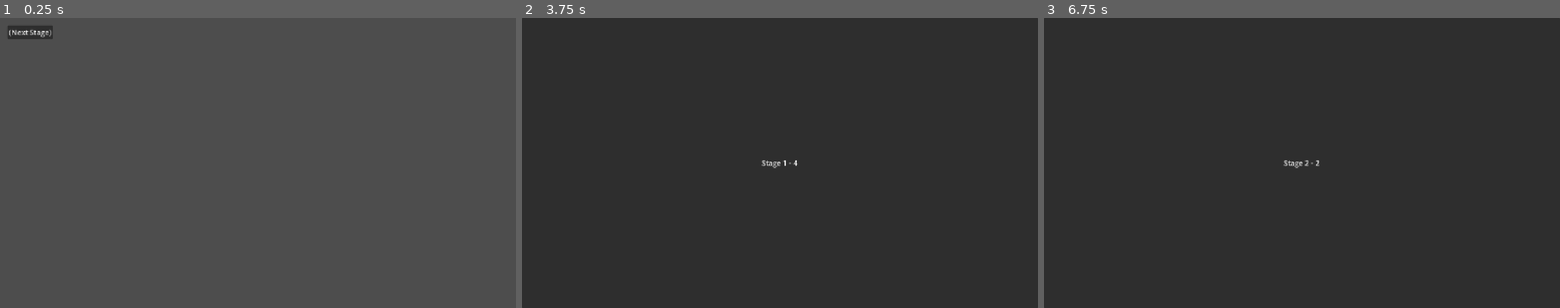
Above: before the commit, frames 1-3 (left to right).
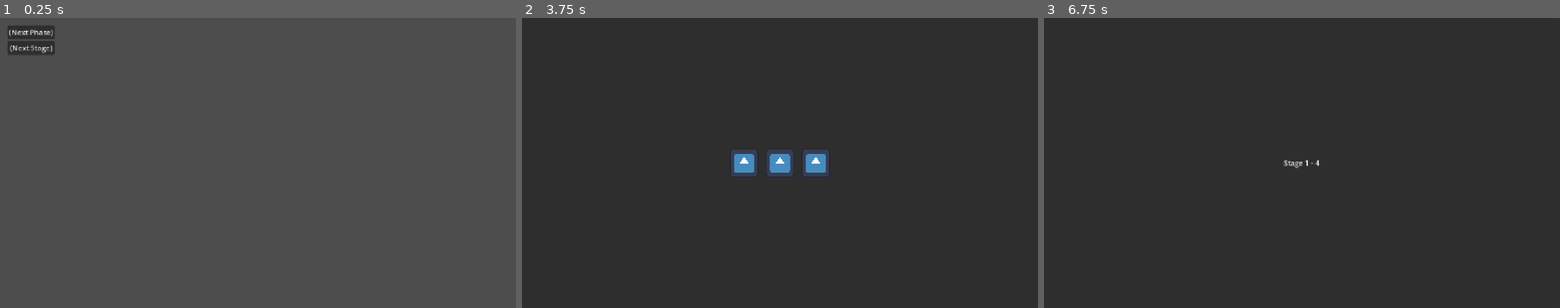
Above: after the commit, the same moments.

Repository: Adnyropast/pwkz-godot-4.7
Game: Godot game, scene res://scenes/stage.tscn
The game is run twice, just before and just after one commit, with the same random seed, the same clock (stepped at 60 frames per second) and the same inputs. The project has no main scene, so this scene is started directly. The engine's default icon, where the game draws it, is replaced by a stand-in: a white triangle on a blue panel in a dark square.
Inputs (mouse positions are in pixels of both pictures, inside the frame that each line leads up to):
- Up to frame 1 (0.25 s): no input
- Up to frame 2 (3.75 s): click "(Next Stage)" at 0.5 s; tap Enter (ui_accept) at 1.25, 1.35, 1.52, 1.82, 2.75, 2.85, 3.02, 3.32 s; click "(Next Stage)" at 2 s; click (552, 32) at 3.5 s, where only the run after the commit has a clickable "(Next Phase)"
- Up to frame 3 (6.75 s): tap Enter (ui_accept) at 4.25, 4.35, 5.75, 5.85, 6.02, 6.32 s; click (1074, 32) at 5 s, where only the run after the commit has a clickable "(Next Phase)"; click "(Next Stage)" at 6.5 s

The runs differ from the first frame. In frame 1, 0.4% of the frame differs, in the area x 1-11%, y 2-13%; in frame 2, 1.4%, in the area x 40-60%, y 45-55%; in frame 3, less than 0.1%.

Commit message:
feat: add stage phases & stage inbetween screen

Diff:
--- /dev/null
+++ b/globals/StagePhases.gd
@@ -0,0 +1,214 @@
+extends Node
+
+const PHASES: Array = [
+	# World 1
+
+	[
+		[
+			1,
+			1,
+			1,
+		],
+		[
+			1,
+			1,
+			1,
+			1,
+		],
+		[
+			1,
+			1,
+			1,
+			1,
+		],
+		[
+			1,
+		],
+	],
+
+	# World 2
+
+	[
+		[
+			1,
+			1,
+			1,
+		],
+		[
+			1,
+			1,
+			1,
+			1,
+		],
+		[
+			1,
+			1,
+			1,
+		],
+		[
+			1,
+		],
+	],
+
+	# World 3
+
+	[
+		[
+			1,
+			1,
+			1,
+		],
+		[
+			1,
+			1,
+			1,
+			1,
+		],
+		[
+			1,
+			1,
+			1,
+			1,
+		],
+		[
+			1,
+		],
+	],
+
+	# World 4
+
+	[
+		[
+			1,
+			1,
+			1,
+		],
+		[
+			1,
+			1,
+			1,
+			1,
+		],
+		[
+			1,
+			1,
+			1,
+		],
+		[
+			1,
+		],
+	],
+
+	# World 5
+
+	[
+		[
+			1,
+			1,
+			1,
+			1,
+		],
+		[
+			1,
+			1,
+			1,
+			1,
+		],
+		[
+			1,
+			1,
+			1,
+			1,
+		],
+		[
+			1,
+		],
+	],
+
+	# World 6
+
+	[
+		[
+			1,
+			1,
+			1,
+		],
+		[
+			1,
+			1,
+			1,
+			1,
+		],
+		[
+			1,
+			1,
+			1,
+		],
+		[
+			1,
+		],
+	],
+
+	# World 7
+
+	[
+		[
+			1,
+			1,
+			1,
+		],
+		[
+			1,
+			1,
+			1,
+			1,
+		],
+		[
+			1,
+			1,
+			1,
+			1,
+		],
+		[
+			1,
+		],
+	],
+
+	# World 8
+
+	[
+		[
+			1,
+			1,
+			1,
+			1,
+		],
+		[
+			1,
+			1,
+			1,
+			1,
+		],
+		[
+			1,
+			1,
+			1,
+			1,
+		],
+		[
+			1,
+		],
+	],
+]
+
+var current_phase: int = 0
+
+func next_phase() -> void:
+	current_phase += 1
+
+	if current_phase > len(PHASES[Worlds.current_world - 1][Worlds.current_stage - 1]):
+		current_phase = 1
+		Worlds.next_stage()
+	else:
+		var tree: SceneTree = Engine.get_main_loop()
+		tree.change_scene_to_file("res://scenes/stage_inbetween_screen.tscn")
--- a/project.godot
+++ b/project.godot
@@ -17,6 +17,7 @@
 [autoload]
 
 Worlds="*uid://bn6ltyeo3484"
+StagePhases="*uid://clmhl2qgfe0ie"
 
 [display]
 
--- a/scenes/battle_commands_menu.gd
+++ b/scenes/battle_commands_menu.gd
@@ -2,3 +2,6 @@
 
 func _on_button_next_stage_pressed() -> void:
 	Worlds.next_stage()
+
+func _on_button_next_phase_pressed() -> void:
+	StagePhases.next_phase()
--- a/scenes/battle_commands_menu.tscn
+++ b/scenes/battle_commands_menu.tscn
@@ -23,8 +23,13 @@
 [node name="VBoxContainer" type="VBoxContainer" parent="MarginContainer" unique_id=363262340]
 layout_mode = 2
 
+[node name="ButtonNextPhase" type="Button" parent="MarginContainer/VBoxContainer" unique_id=2072037275]
+layout_mode = 2
+text = "(Next Phase)"
+
 [node name="ButtonNextStage" type="Button" parent="MarginContainer/VBoxContainer" unique_id=51144591]
 layout_mode = 2
 text = "(Next Stage)"
 
+[connection signal="pressed" from="MarginContainer/VBoxContainer/ButtonNextPhase" to="." method="_on_button_next_phase_pressed"]
 [connection signal="pressed" from="MarginContainer/VBoxContainer/ButtonNextStage" to="." method="_on_button_next_stage_pressed"]
--- /dev/null
+++ b/scenes/stage_inbetween_screen.gd
@@ -0,0 +1,13 @@
+extends Control
+
+func _ready() -> void:
+	var tween: Tween = create_tween()
+	tween.tween_callback(load_phase).set_delay(1.0)
+
+func _process(_delta: float) -> void:
+	if Input.is_action_just_pressed("ui_accept"):
+		load_phase()
+
+func load_phase() -> void:
+	var tree: SceneTree = Engine.get_main_loop()
+	tree.change_scene_to_file("res://scenes/stage.tscn")
--- /dev/null
+++ b/scenes/stage_inbetween_screen.tscn
@@ -0,0 +1,46 @@
+[gd_scene format=3 uid="uid://crg1te3mao6la"]
+
+[ext_resource type="Texture2D" uid="uid://dh4ttleyycexo" path="res://icon.svg" id="1_e88x3"]
+[ext_resource type="Script" uid="uid://cv2eu11s1rhsq" path="res://scenes/stage_inbetween_screen.gd" id="1_v7b06"]
+
+[node name="StageInbetweenScreen" type="Control" unique_id=590702788]
+layout_mode = 3
+anchors_preset = 15
+anchor_right = 1.0
+anchor_bottom = 1.0
+grow_horizontal = 2
+grow_vertical = 2
+script = ExtResource("1_v7b06")
+
+[node name="PanelContainer" type="PanelContainer" parent="." unique_id=592669515]
+layout_mode = 1
+anchors_preset = 15
+anchor_right = 1.0
+anchor_bottom = 1.0
+grow_horizontal = 2
+grow_vertical = 2
+
+[node name="CenterContainer" type="CenterContainer" parent="PanelContainer" unique_id=120920331]
+layout_mode = 2
+
+[node name="HBoxContainer" type="HBoxContainer" parent="PanelContainer/CenterContainer" unique_id=1860074886]
+layout_mode = 2
+theme_override_constants/separation = 16
+
+[node name="TextureRect" type="TextureRect" parent="PanelContainer/CenterContainer/HBoxContainer" unique_id=1914508844]
+custom_minimum_size = Vector2(64, 64)
+layout_mode = 2
+texture = ExtResource("1_e88x3")
+expand_mode = 1
+
+[node name="TextureRect2" type="TextureRect" parent="PanelContainer/CenterContainer/HBoxContainer" unique_id=271943312]
+custom_minimum_size = Vector2(64, 64)
+layout_mode = 2
+texture = ExtResource("1_e88x3")
+expand_mode = 1
+
+[node name="TextureRect3" type="TextureRect" parent="PanelContainer/CenterContainer/HBoxContainer" unique_id=816158840]
+custom_minimum_size = Vector2(64, 64)
+layout_mode = 2
+texture = ExtResource("1_e88x3")
+expand_mode = 1
Not shown, added: globals/StagePhases.gd.uid
Not shown, added: scenes/stage_inbetween_screen.gd.uid
